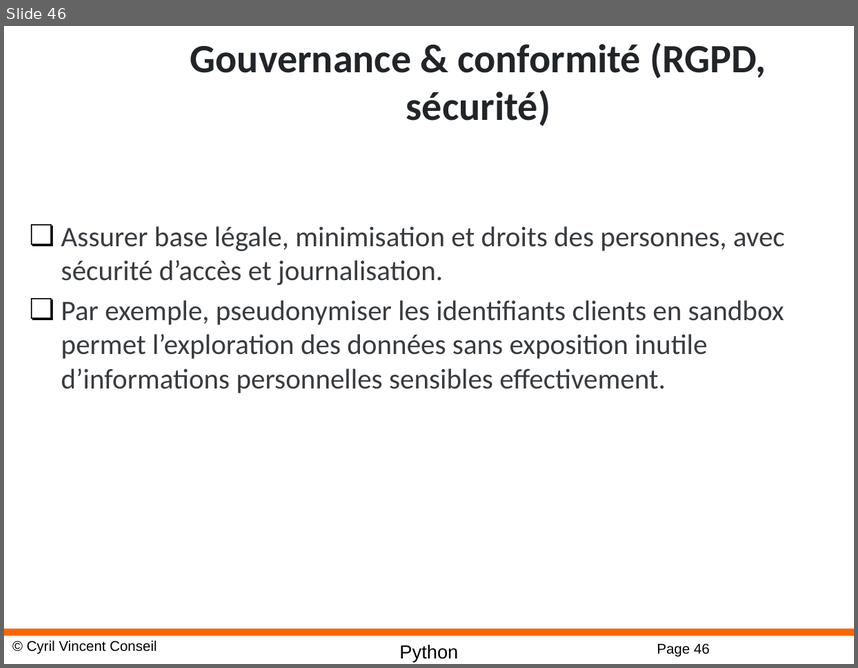
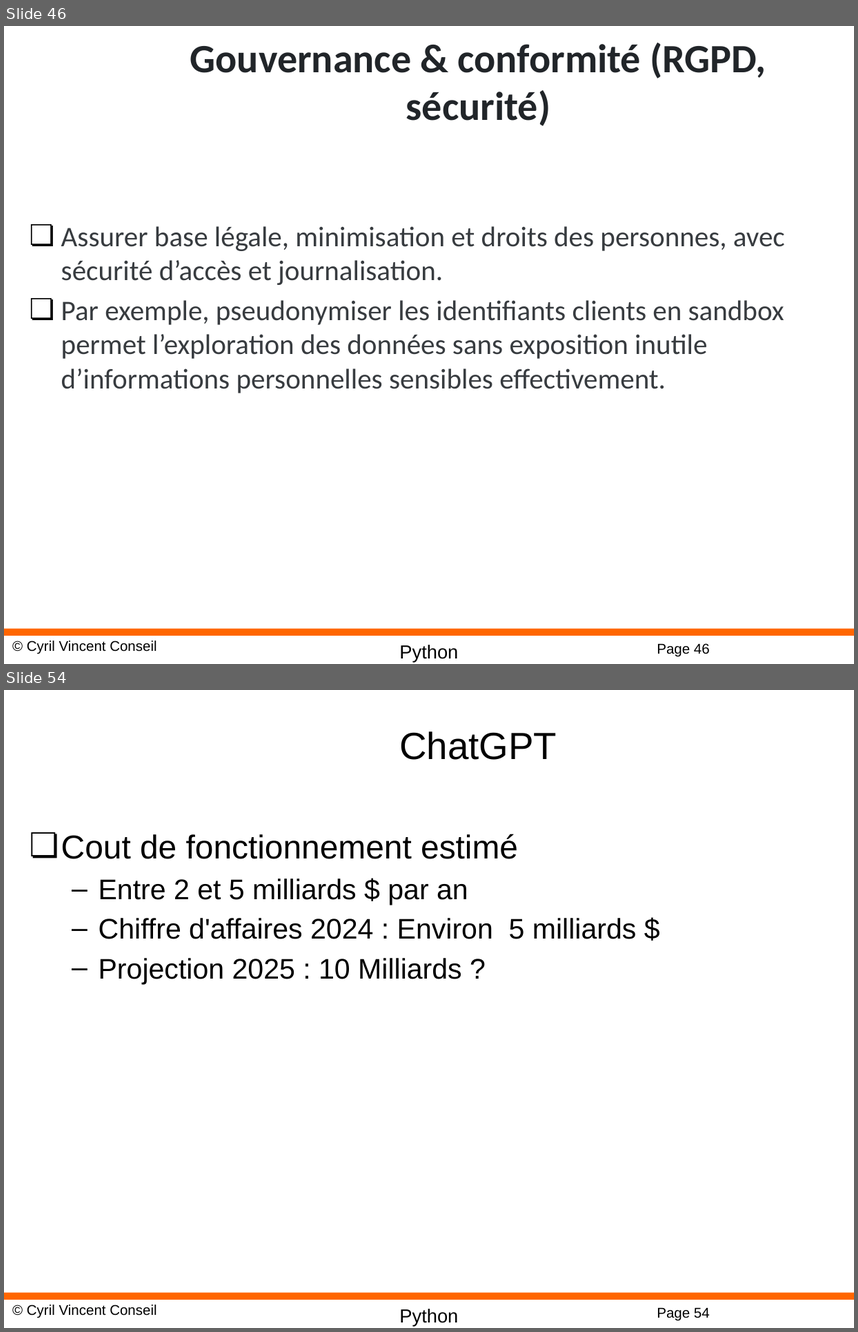
Before and after one commit to cyrilvincent/AI, a slide deck: AI02-DataScience.pptx. Shown one above the other, each under a label of ours: slide 46 before the commit, slides 46 and 54 after it; the slides between them are not shown. The pictures are 858x668 and 858x1332 pixels, drawn with LibreOffice and Linux fonts; fonts in the diff are those of the drawing; background and template pictures are left out. Boxes give left, top, right and bottom in pixels: in the first picture for what was removed or moved away, otherwise in the second. Text is boxed around its words. In the diff, an @@ line names an element or a change of style, - is before the commit and + after.

```diff
--- a/AI02-DataScience.pptx
+++ b/AI02-DataScience.pptx
@@ slide 54 added at (x1=4, y1=690, x2=854, y2=1328), background #FFFFFF; not listed: 4 template elements that a slide beside it also shows @@
@@ title added at (x1=399, y1=731, x2=557, y2=760), 32 pt, text #000000 @@
+ChatGPT
@@ text added at (x1=61, y1=834, x2=637, y2=984), 24 pt, text #000000 @@
+❏ Cout de fonctionnement estimé
+  – Entre 2 et 5 milliards $ par an
+  – Chiffre d'affaires 2024 : Environ 5 milliards $
+  – Projection 2025 : 10 Milliards ?
```
Also in this commit, not shown: 7 other slides added, 11 other files.
